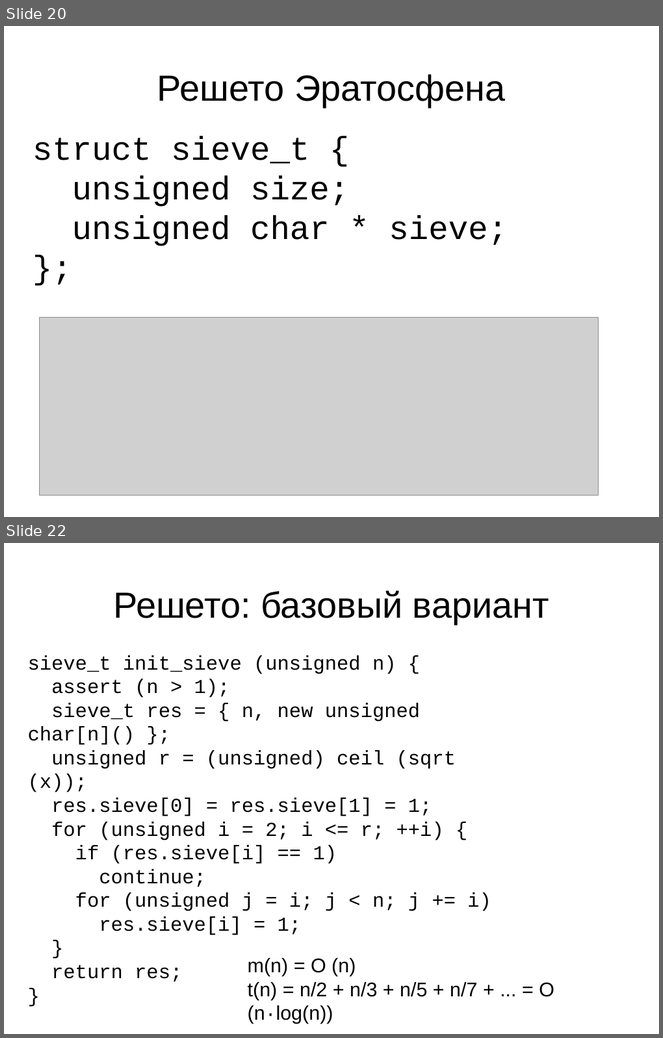
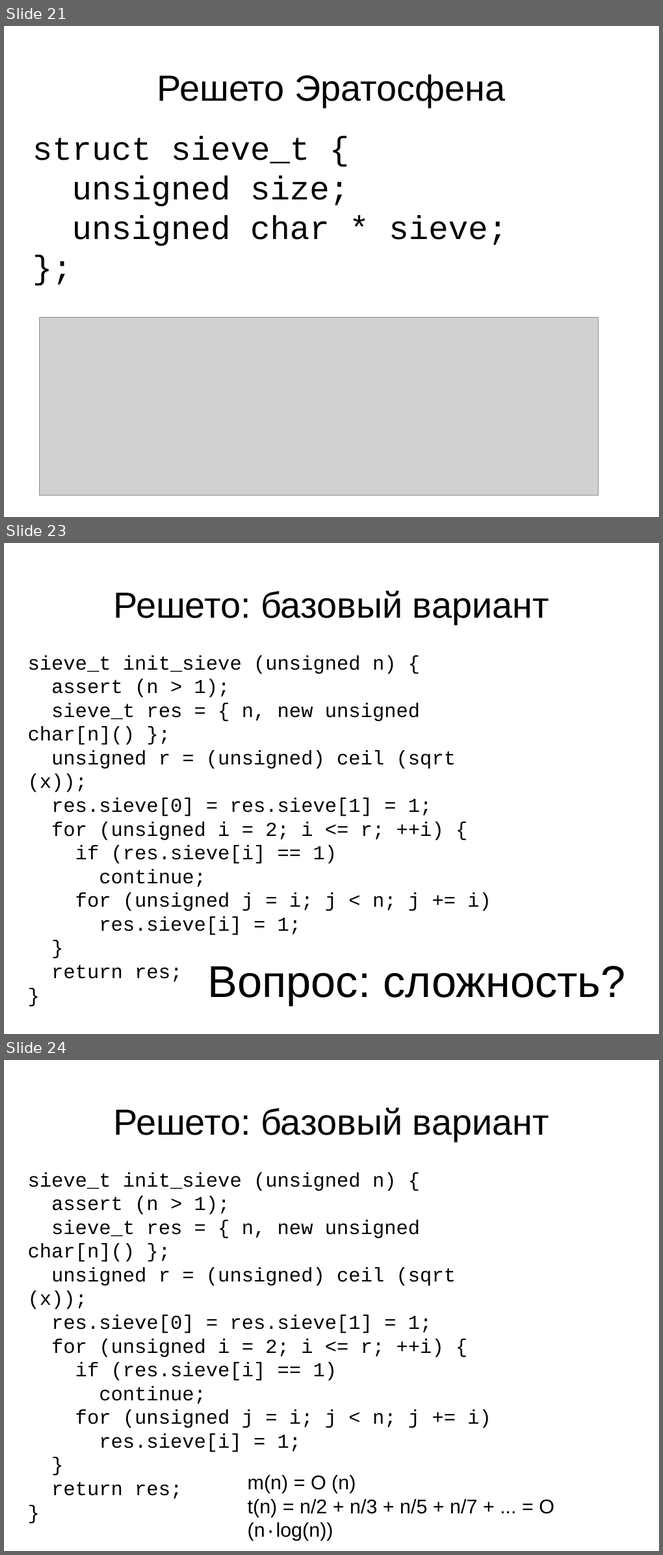
Before and after one commit to MIPT-ILab/cpp-lects-rus, a slide deck: slides/lec1-1-primes.odp. Shown one above the other, each under a label of ours: slides 20 and 22 before the commit, slides 21, 23 and 24 after it; the slides between them are not shown. The pictures are 663x1038 and 663x1555 pixels, drawn with LibreOffice and Linux fonts; fonts in the diff are those of the drawing; grey boxes stand for pictures. Boxes give left, top, right and bottom in pixels: in the first picture for what was removed or moved away, otherwise in the second. Text is boxed around its words. In the diff, an @@ line names an element or a change of style, - is before the commit and + after.

```diff
--- a/slides/lec1-1-primes.odp
+++ b/slides/lec1-1-primes.odp
@@ slide 23 added at (4,543,659,1034), background #FFFFFF @@
@@ title added at (113,590,549,624), 44 pt, text #000000 @@
+Решето: базовый вариант
@@ text added at (28,655,492,982), 24 pt, text #000000 @@
+sieve_t init_sieve (unsigned n) {
+assert (n > 1);
+sieve_t res = { n, new unsigned char[n]() };
+unsigned r = (unsigned) ceil (sqrt (x));
+res.sieve[0] = res.sieve[1] = 1;
+for (unsigned i = 2; i <= r; ++i) {
+if (res.sieve[i] == 1)
+continue;
+for (unsigned j = i; j < n; j += i)
+res.sieve[i] = 1;
+}
+return res;
+}
@@ title added at (208,966,626,1006), 54 pt, text #000000 @@
+Вопрос: сложность?
@@ what was slide 20 is now slide 21 @@
@@ what was slide 22 is now slide 24 @@
```
Also in this commit, not shown: 4 slides changed, 6 other slides added, 2 other files.
